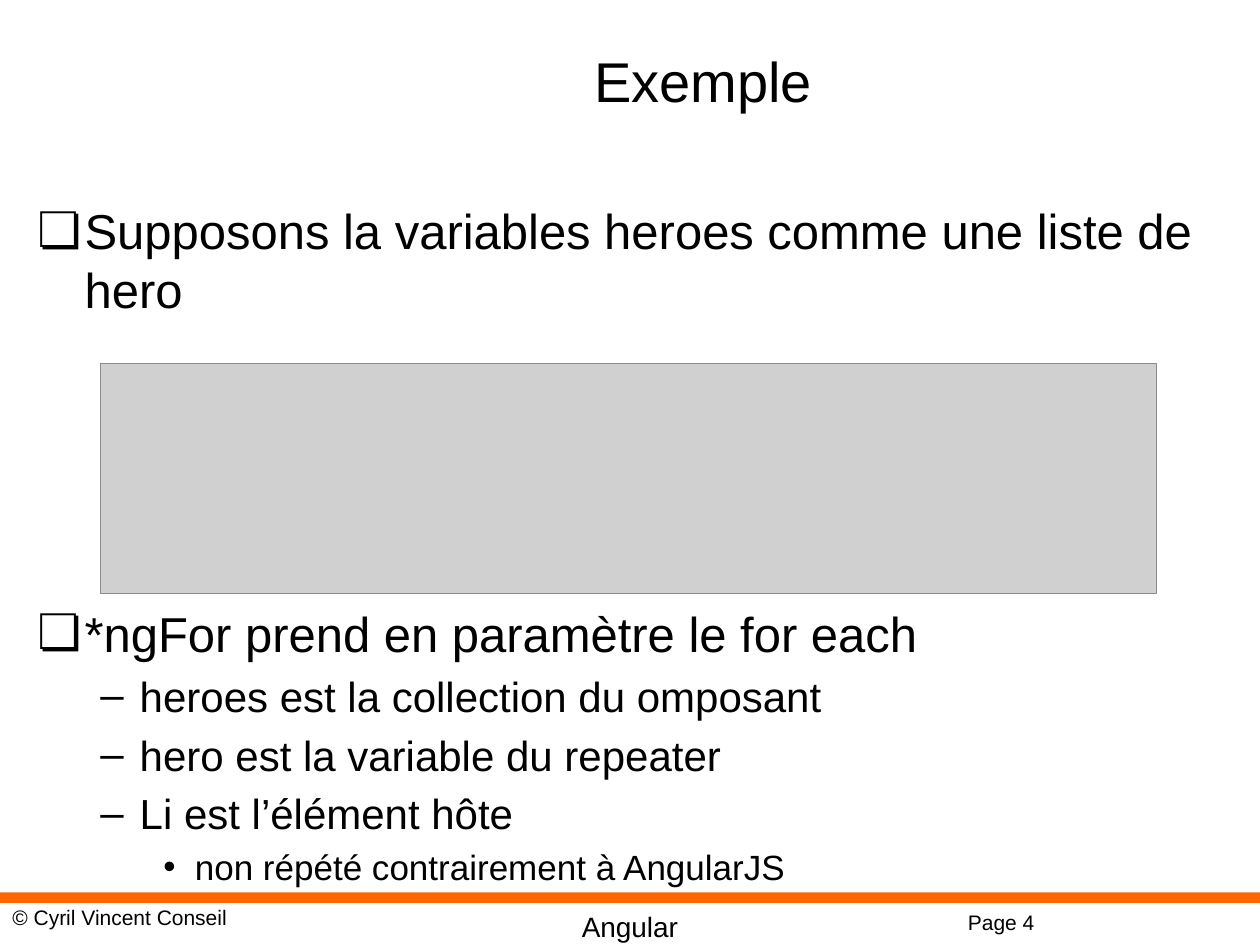
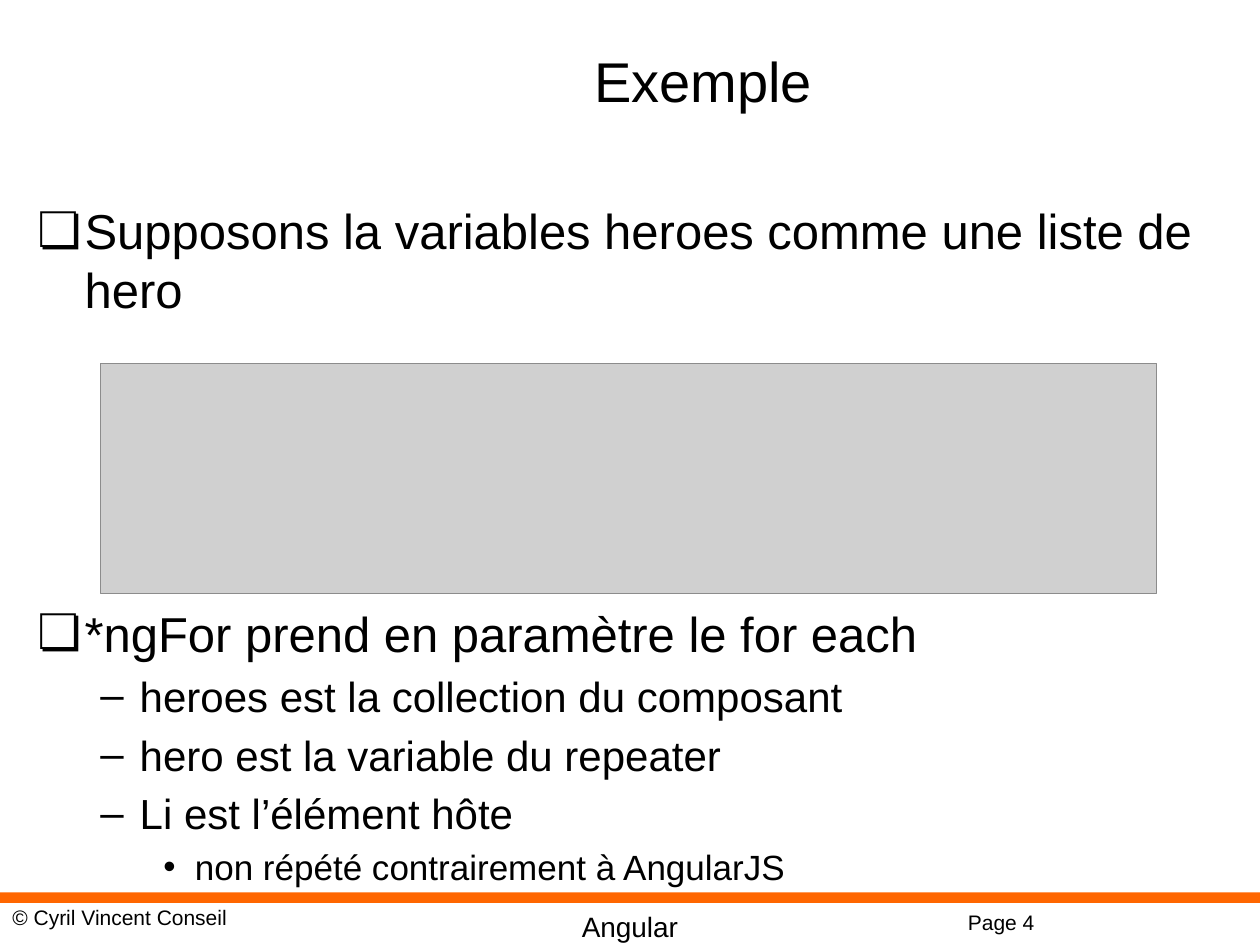
Before and after one commit to cyrilvincent/POE, a slide deck: slide 4 of ppt/angular/Angular08-Directives.pptx. Drawn at 1260x945 pixels with LibreOffice and Linux fonts; fonts in the diff are those of the drawing; grey boxes stand for pictures; background and template pictures are left out. Boxes give left, top, right and bottom in pixels: in the first picture for what was removed or moved away, otherwise in the second. Text is boxed around its words. In the diff, an @@ line names an element or a change of style, - is before the commit and + after.

```diff
--- a/ppt/angular/Angular08-Directives.pptx
+++ b/ppt/angular/Angular08-Directives.pptx
@@ text at <box>140,681,842,720</box>: text changed @@
-  – heroes est la collection du omposant
+  – heroes est la collection du composant
```
Also in this commit, not shown: 2 other slides changed, 8 slides added, 7 other files.
